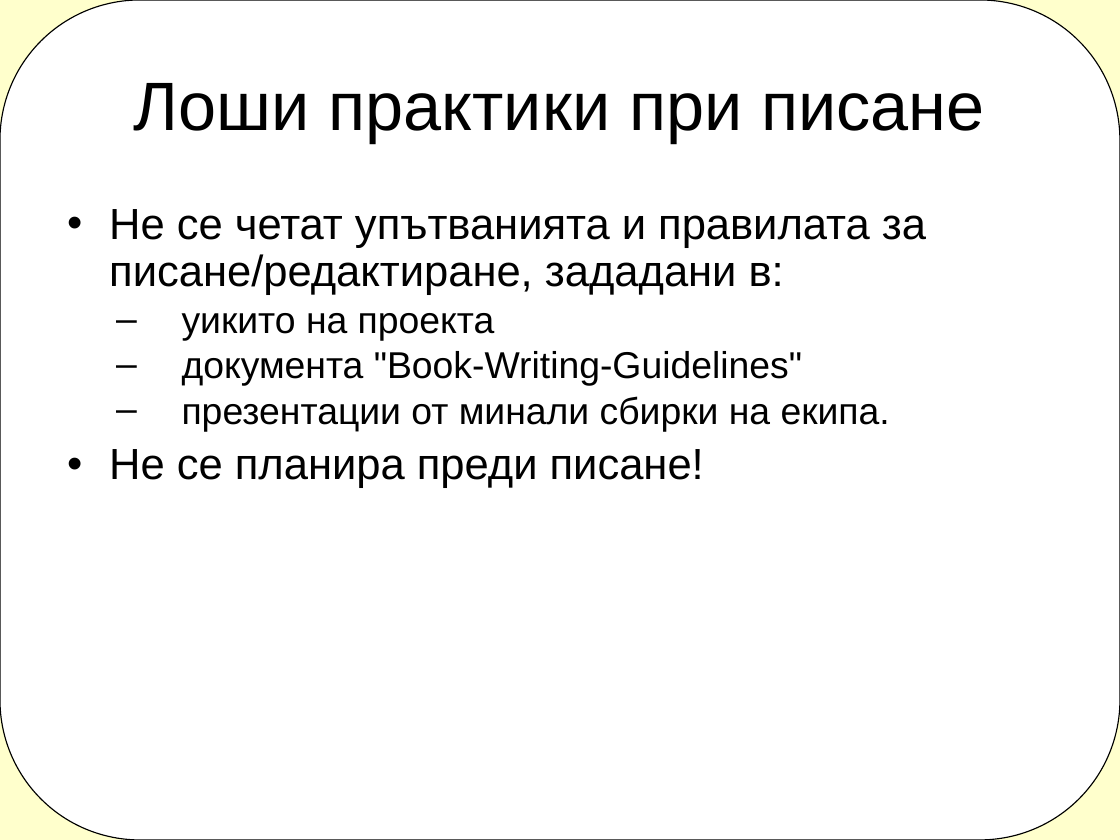
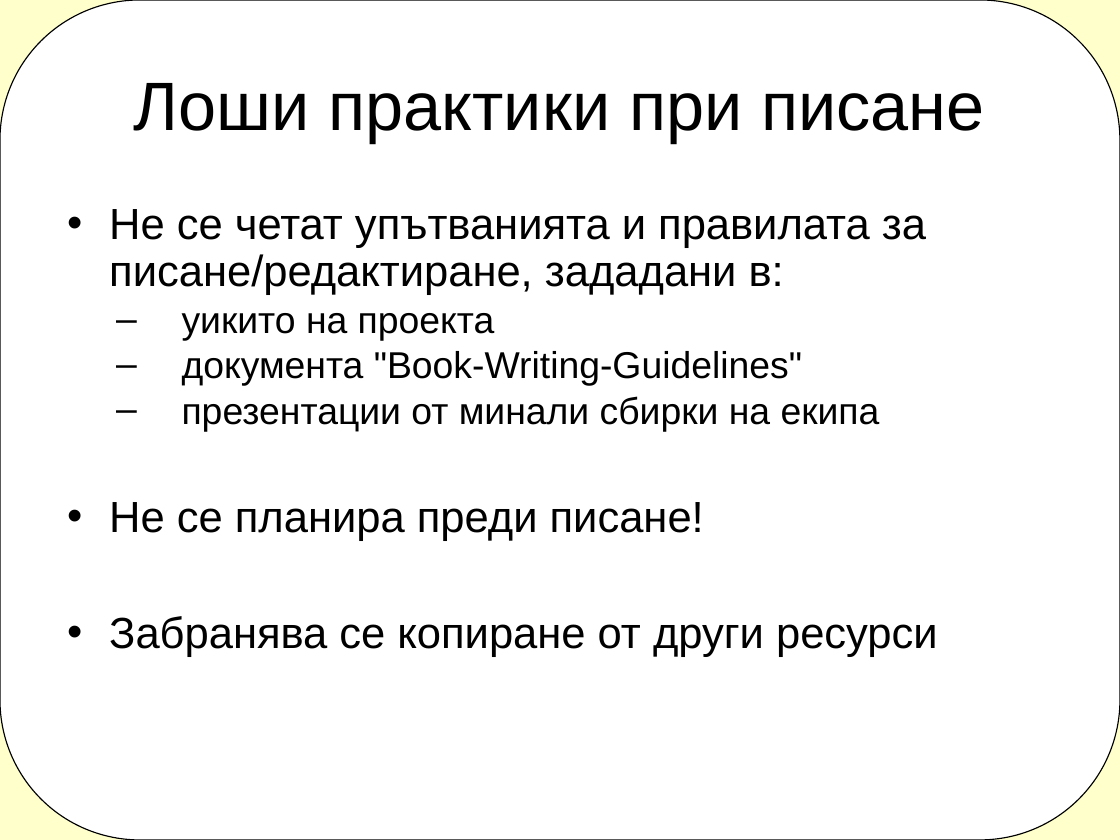
Before and after one commit to nikolaiweselinow/design-patterns-book, a slide deck: slide 13 of meetings/2012-09-30/meeting-4.ppt. Drawn at 1120x840 pixels with LibreOffice and Linux fonts; fonts in the diff are those of the drawing. Boxes give left, top, right and bottom in pixels: in the first picture for what was removed or moved away, otherwise in the second. Text is boxed around its words. In the diff, an @@ line names an element or a change of style, - is before the commit and + after.

```diff
--- a/meetings/2012-09-30/meeting-4.ppt
+++ b/meetings/2012-09-30/meeting-4.ppt
@@ text at bbox=[182, 396, 880, 431]: text changed @@
-  – презентации от минали сбирки на екипа.
+  – презентации от минали сбирки на екипа
@@ text at bbox=[109, 616, 938, 657]: paragraph added @@
+• Забранява се копиране от други ресурси
```
Also in this commit, not shown: 5 other slides changed.
